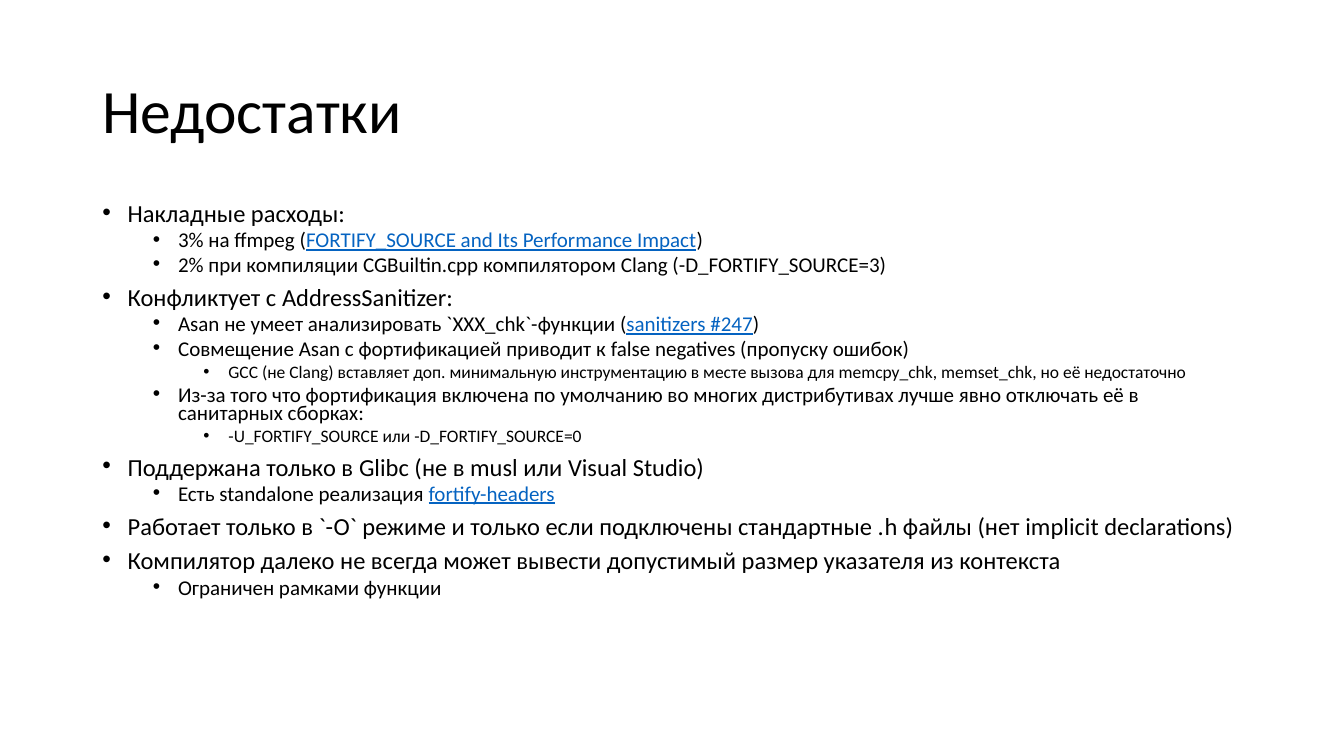
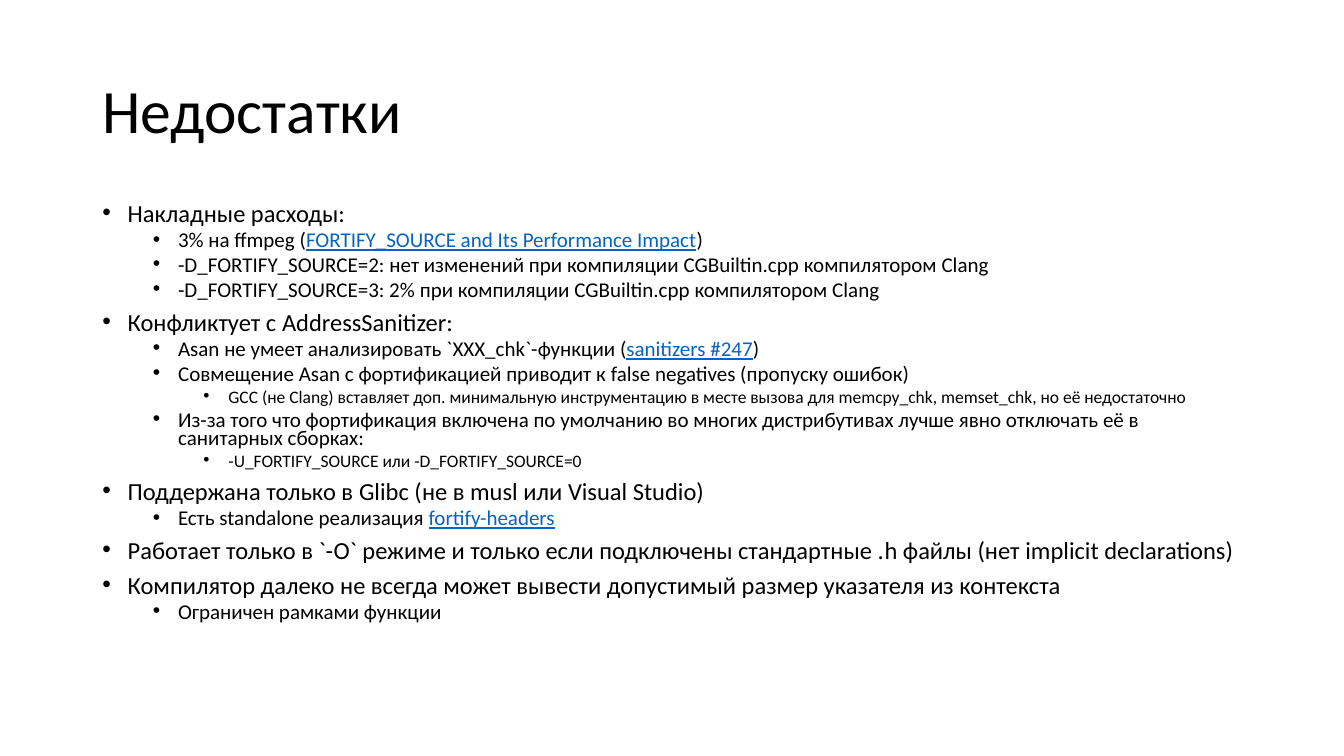
Before and after one commit to yugr/slides, a slide deck: slide 32 of CppZeroCost/2025/RU.pptx. Drawn at 1344x756 pixels with LibreOffice and Linux fonts; fonts in the diff are those of the drawing. Boxes give left, top, right and bottom in pixels: in the first picture for what was removed or moved away, otherwise in the second. Text is boxed around its words. In the diff, an @@ line names an element or a change of style, - is before the commit and + after.

Commit message:
Added _FORTIFY_SOURCE=2 results.

```diff
--- a/CppZeroCost/2025/RU.pptx
+++ b/CppZeroCost/2025/RU.pptx
@@ text at (178, 257, 989, 301): text changed @@
-  • 2% при компиляции CGBuiltin.cpp компилятором Clang (-D_FORTIFY_SOURCE=3)
+  • -D_FORTIFY_SOURCE=2: нет изменений при компиляции CGBuiltin.cpp компилятором Clang
+  • -D_FORTIFY_SOURCE=3: 2% при компиляции CGBuiltin.cpp компилятором Clang
```
Also in this commit, not shown: 2 other slides changed, 1 other file.
